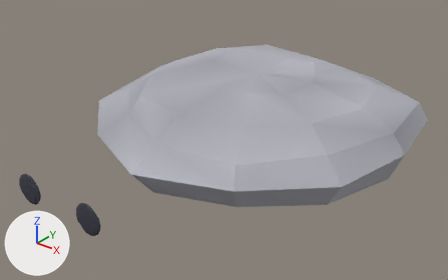
An edit to the glTF model models/Cosmetic_StoneCap.glb, drawn before and after from the same camera.
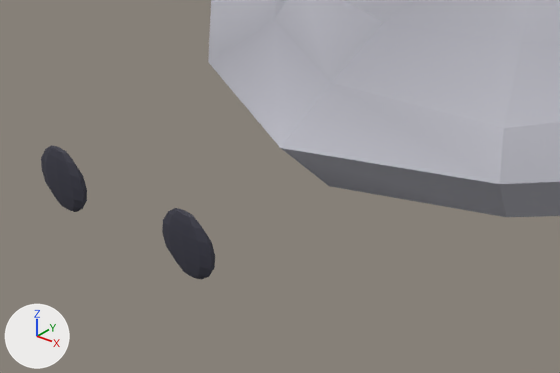
Old and new are each drawn whole from a camera (50 mm lens) standing at (1.304, -1.829, 1.659) and looking at (0.004, -0.205, 0.652) and again close up on the part from 0% to 58% of the width and 38% to 100% of the height. Lighting does not change. The marker at lower left points along +X, +Y and +Z. The last two pictures show the newer version. Vertices at exactly the same position are counted once.

Objects in the first close-up: 'Cosmetic_StoneCap'.
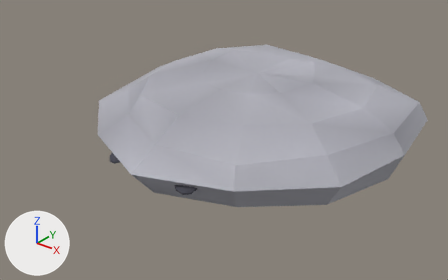
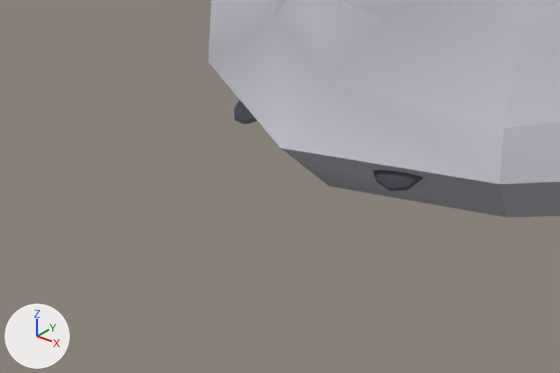
Location of each change, [x1, y1, x2, y2] in pixels of the close-ups (560 x 373 px; the box of a moved part takes in the faces that stretch with it):
'Cosmetic_StoneCap', reshaped: before [41, 0, 560, 280]; after [208, 0, 560, 217]
part 1 of me_sphere_001, moved or reshaped (mostly hidden afterwards): before [46, 145, 215, 280]; after [234, 100, 408, 191]
part 2 of me_sphere_001, recoloured: before [41, 148, 195, 278]; after [234, 109, 423, 190]

The change, as a diff of the scene's bpy script:
```diff
--- a/models/Cosmetic_StoneCap.glb.py
+++ b/models/Cosmetic_StoneCap.glb.py
@@ me_sphere_001 @@
 # used by ob_cosmetic_stonecap; location = (0.0, 0.0, 0.0)
-me_sphere_001.from_pydata(...)  # 201 vertices, 386 faces; spans x -0.61..0.62, y -0.96..0.6, z 0.52..0.88
+me_sphere_001.from_pydata(...)  # 209 vertices, 406 faces; spans x -0.61..0.62, y -0.67..0.6, z 0.52..0.88
+# me_sphere_001 part 1
+# 61 vertices are removed from x -0.18..0.18, y -0.96..-0.94, z 0.68..0.78
+# 197 faces are deleted
+# 3 vertices in x -0.11..-0.09, y -0.96..-0.94, z 0.7..0.73 move by (-0.03, 0.38, -0.02)
+# 64 vertices move from x -0.18..0.17, y -0.96..-0.94, z 0.69..0.78 to x -0.19..0.2, y -0.61..-0.56, z 0.67..0.72
+# 77 vertices are added at x -0.2..0.19, y -0.61..-0.53, z 0.66..0.73
+# 229 new faces join them
+# me_sphere_001 part 2: 58 kept faces spanning x -0.19..0.2, y -0.61..-0.56, z 0.67..0.72 get new vertex colours; the middle colour goes from dark grey #383845 to dark grey #3f3f4b
+# other edits to the shape of me_sphere_001 do not show in these pictures
 me_sphere_001.materials.append(mat_stonecap_stone)
```
